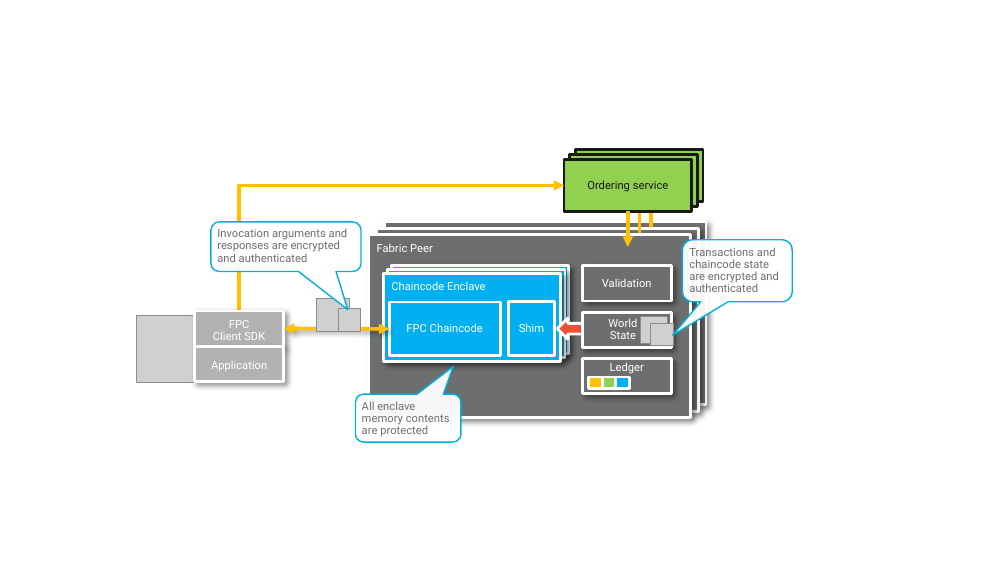
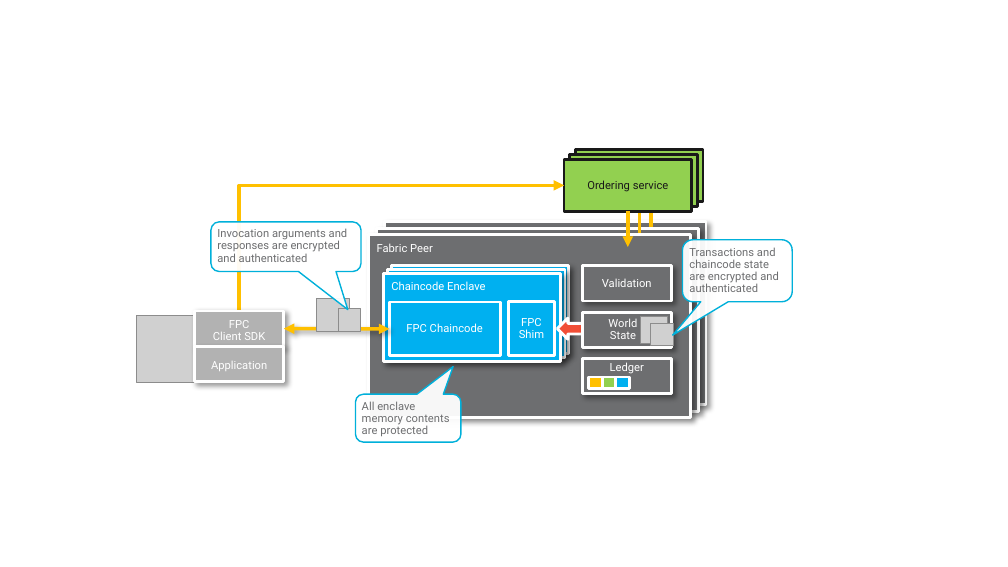
Before and after one commit to hyperledger/fabric-rfcs, a slide deck: slide 1 of images/fpc/high-level/hl-diagrams.pptx. Drawn at 1008x567 pixels with LibreOffice and Linux fonts; fonts in the diff are those of the drawing; grey boxes stand for pictures. Boxes give left, top, right and bottom in pixels: in the first picture for what was removed or moved away, otherwise in the second. Text is boxed around its words. In the diff, an @@ line names an element or a change of style, - is before the commit and + after.

```diff
--- a/images/fpc/high-level/hl-diagrams.pptx
+++ b/images/fpc/high-level/hl-diagrams.pptx
@@ text in rectangle at (x1=519, y1=318, x2=544, y2=338): text changed @@
-Shim
+FPC Shim
```
Also in this commit, not shown: 3 other slides changed, 5 other files.
